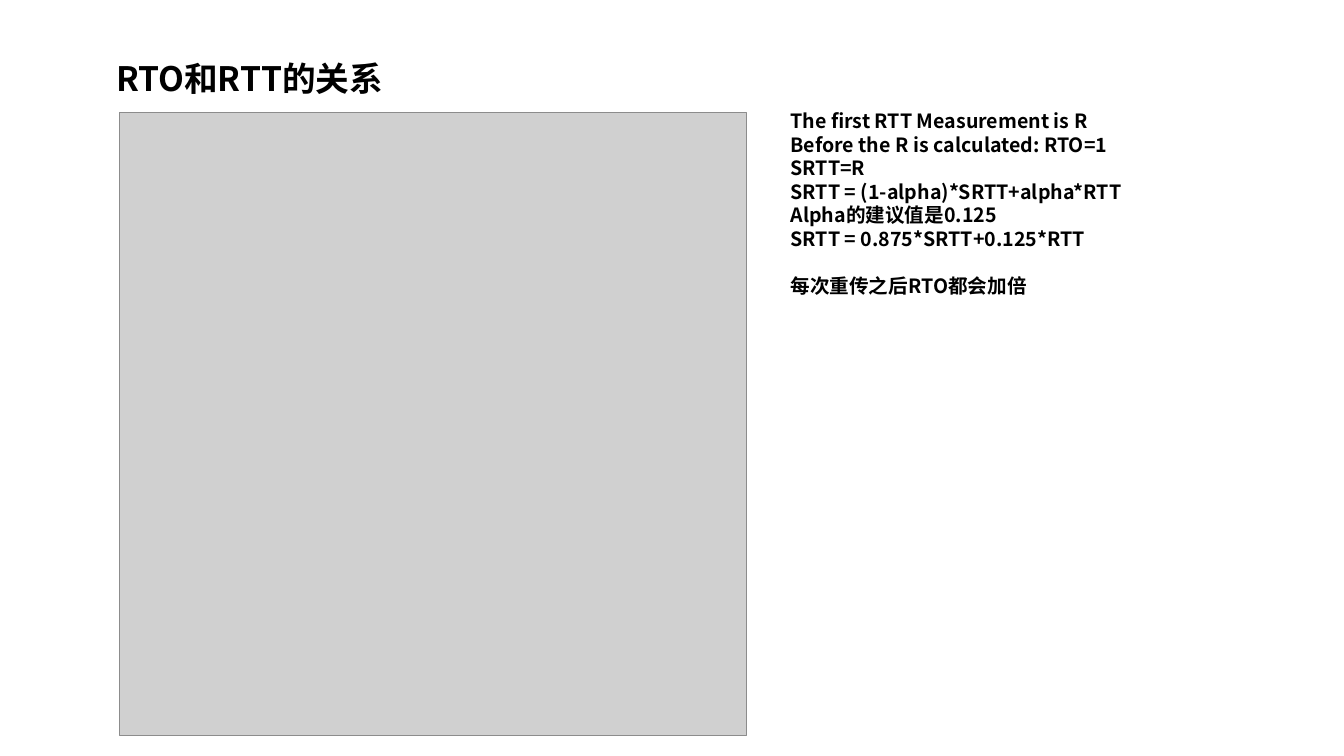
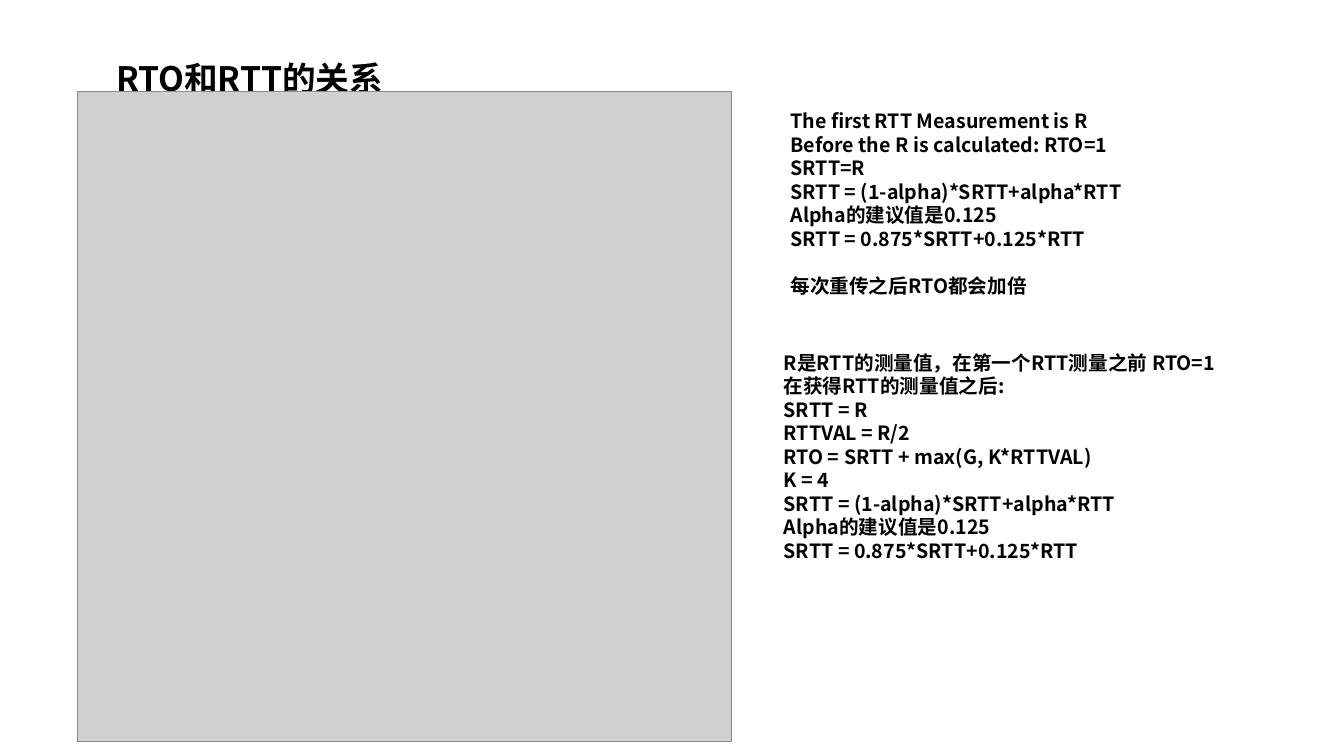
Before and after one commit to xjywhu/failure-localization-paper, a slide deck: slide 21 of 实验设计.pptx. Drawn at 1344x756 pixels with LibreOffice and Linux fonts; fonts in the diff are those of the drawing; grey boxes stand for pictures. Boxes give left, top, right and bottom in pixels: in the first picture for what was removed or moved away, otherwise in the second. Text is boxed around its words. In the diff, an @@ line names an element or a change of style, - is before the commit and + after.

```diff
--- a/实验设计.pptx
+++ b/实验设计.pptx
@@ picture: place and size @@
-picture at (120,113,747,736)
+picture at (78,92,732,742)
@@ text added at (784,353,1215,559), 14 pt, text #000000, bold @@
+R是RTT的测量值，在第一个RTT测量之前 RTO=1
+在获得RTT的测量值之后:
+SRTT = R
+RTTVAL = R/2
+RTO = SRTT + max(G, K*RTTVAL)
+K = 4
+SRTT = (1-alpha)*SRTT+alpha*RTT
+Alpha的建议值是0.125
+SRTT = 0.875*SRTT+0.125*RTT
```
Also in this commit, not shown: 1 other slide changed, 1 slide added, 9 other files.
